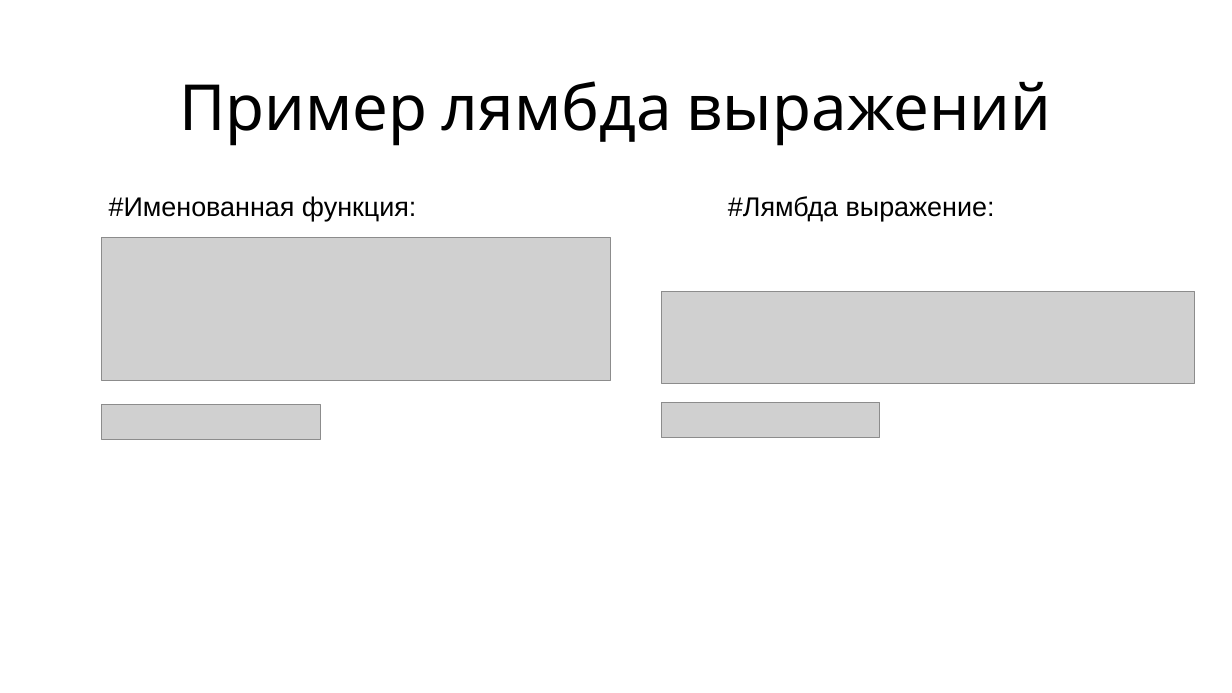
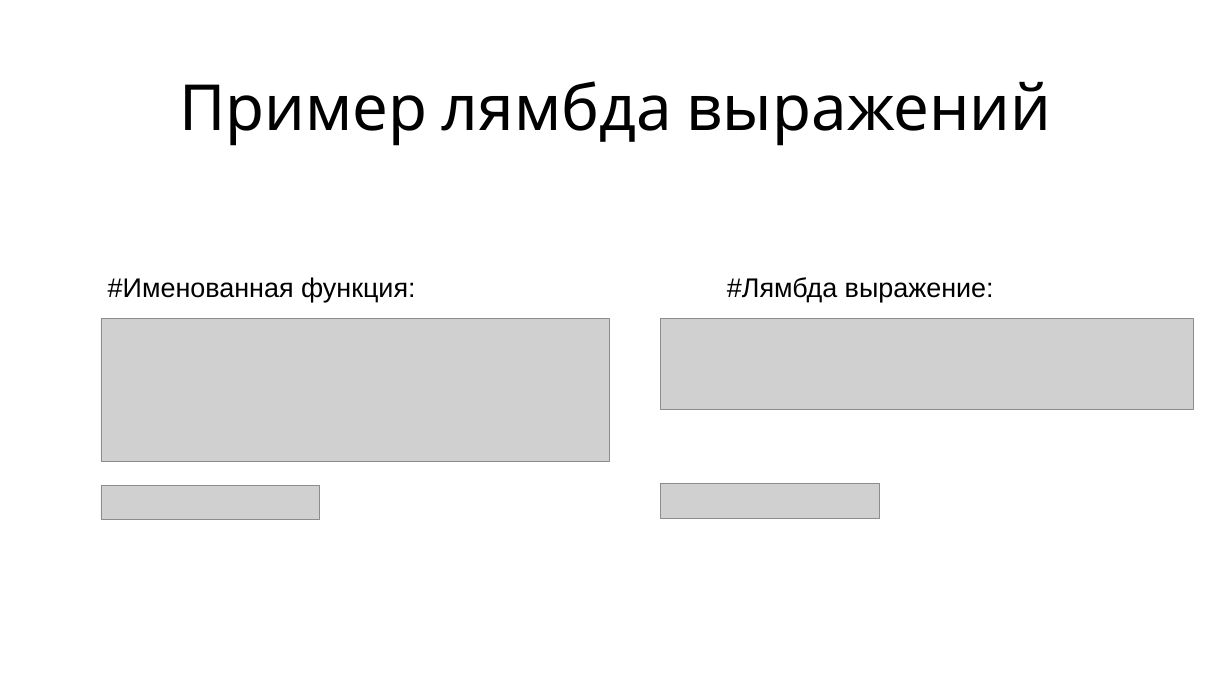
Before and after one commit to maxchv/LearnPython, a slide deck: slide 5 of week06/Lambda.pptx. Drawn at 1232x693 pixels with LibreOffice and Linux fonts; fonts in the diff are those of the drawing; grey boxes stand for pictures. Boxes give left, top, right and bottom in pixels: in the first picture for what was removed or moved away, otherwise in the second. Text is boxed around its words. In the diff, an @@ line names an element or a change of style, - is before the commit and + after.

Commit message:
Добавлены материалы занятия по лямбдам

```diff
--- a/week06/Lambda.pptx
+++ b/week06/Lambda.pptx
@@ 3 pictures, 3 texts: place and size @@
-3 pictures, 3 texts at box(102, 196, 995, 439)
+3 pictures, 3 texts at box(101, 277, 994, 520)
@@ picture: place and size @@
-picture at box(661, 292, 1195, 383)
+picture at box(660, 318, 1194, 410)
```
Also in this commit, not shown: 5 other slides changed, 19 slides added, 5 slides removed, 2 other files.
